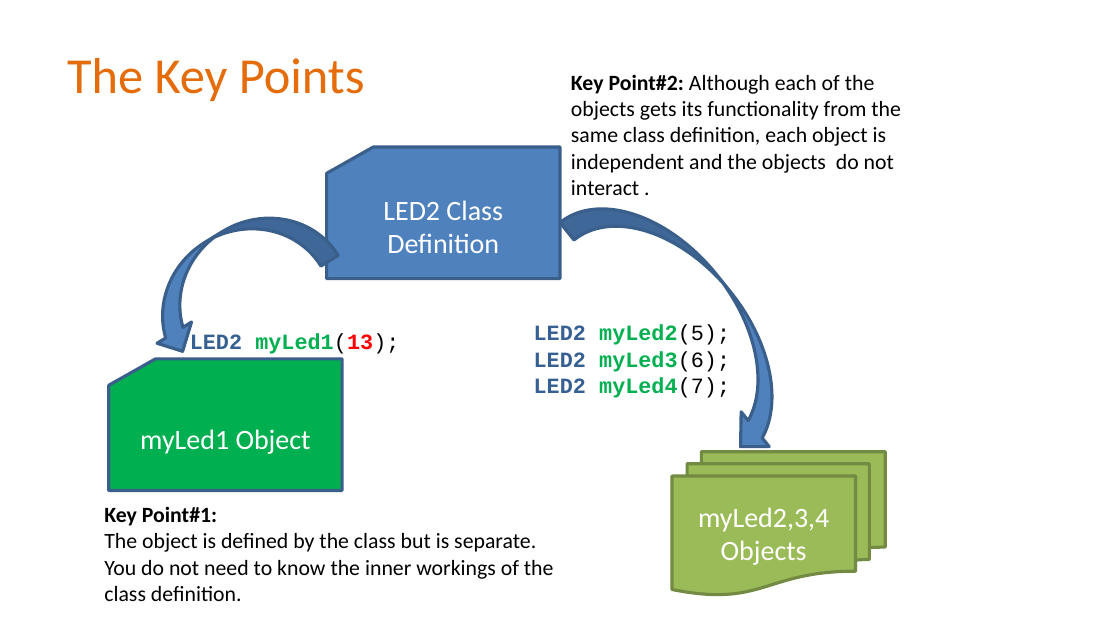
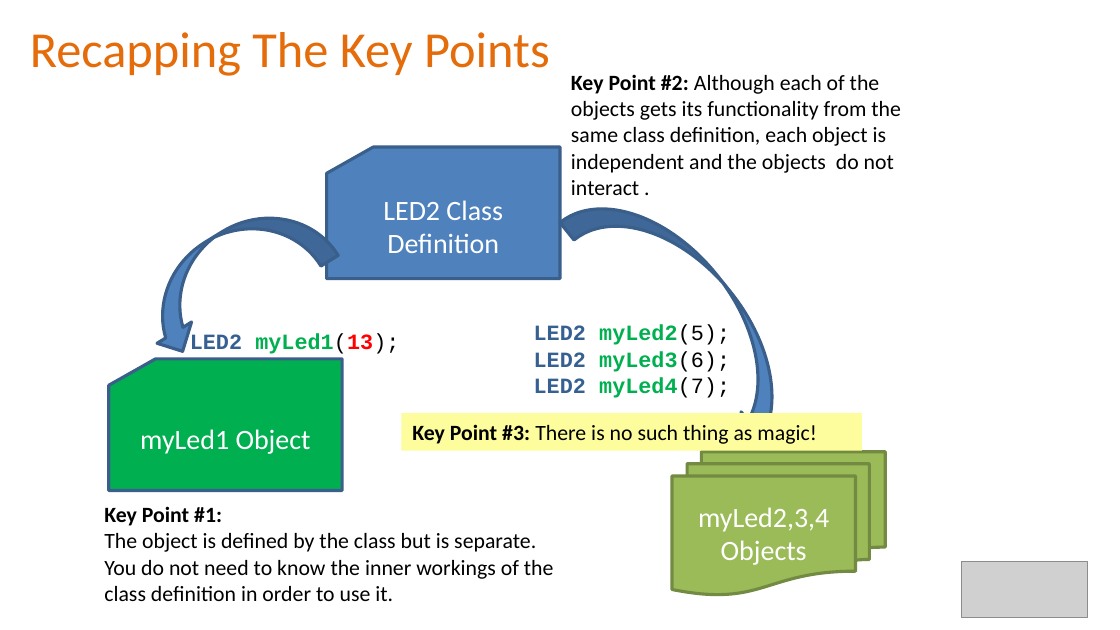
Before and after one commit to Alan-Lomax/MERG-SIG-Presentations, a slide deck: slide 13 of Part 4 - Introduction to Class Programming.pptx (slide 8 before the commit). Drawn at 1120x630 pixels with LibreOffice and Linux fonts; fonts in the diff are those of the drawing; grey boxes stand for pictures; background and template pictures are left out. Boxes give left, top, right and bottom in pixels: in the first picture for what was removed or moved away, otherwise in the second. Text is boxed around its words. In the diff, an @@ line names an element or a change of style, - is before the commit and + after.

Commit message:
Rev 1.1
Minor Revisions.
Improved style
Adding types and structures as a lead into discussion about classes

```diff
--- a/Part 4 - Introduction to Class Programming.pptx
+++ b/Part 4 - Introduction to Class Programming.pptx
@@ title at (x1=30, y1=32, x2=550, y2=76): text changed @@
-The Key Points
+Recapping The Key Points
@@ text at (x1=571, y1=74, x2=901, y2=195): spaces changed @@
-Key Point#2: Although each of the objects gets its functionality from the same class definition, each object is independent and the objects do not interact .
+Key Point #2: Although each of the objects gets its functionality from the same class definition, each object is independent and the objects do not interact .
@@ rectangle added at (x1=401, y1=413, x2=861, y2=451), fill #FDFD9D, 14 pt, text #000000 @@
+Key Point #3: There is no such thing as magic!
@@ text at (x1=104, y1=506, x2=222, y2=526): spaces changed @@
-Key Point#1:
+Key Point #1:
@@ text at (x1=104, y1=560, x2=554, y2=601): text changed @@
-You do not need to know the inner workings of the class definition.
+You do not need to know the inner workings of the class definition in order to use it.
@@ picture added at (x1=961, y1=561, x2=1086, y2=617) @@
```
Also in this commit, not shown: 15 other slides changed, 4 slides added, 2 slides removed, 1 other file.
